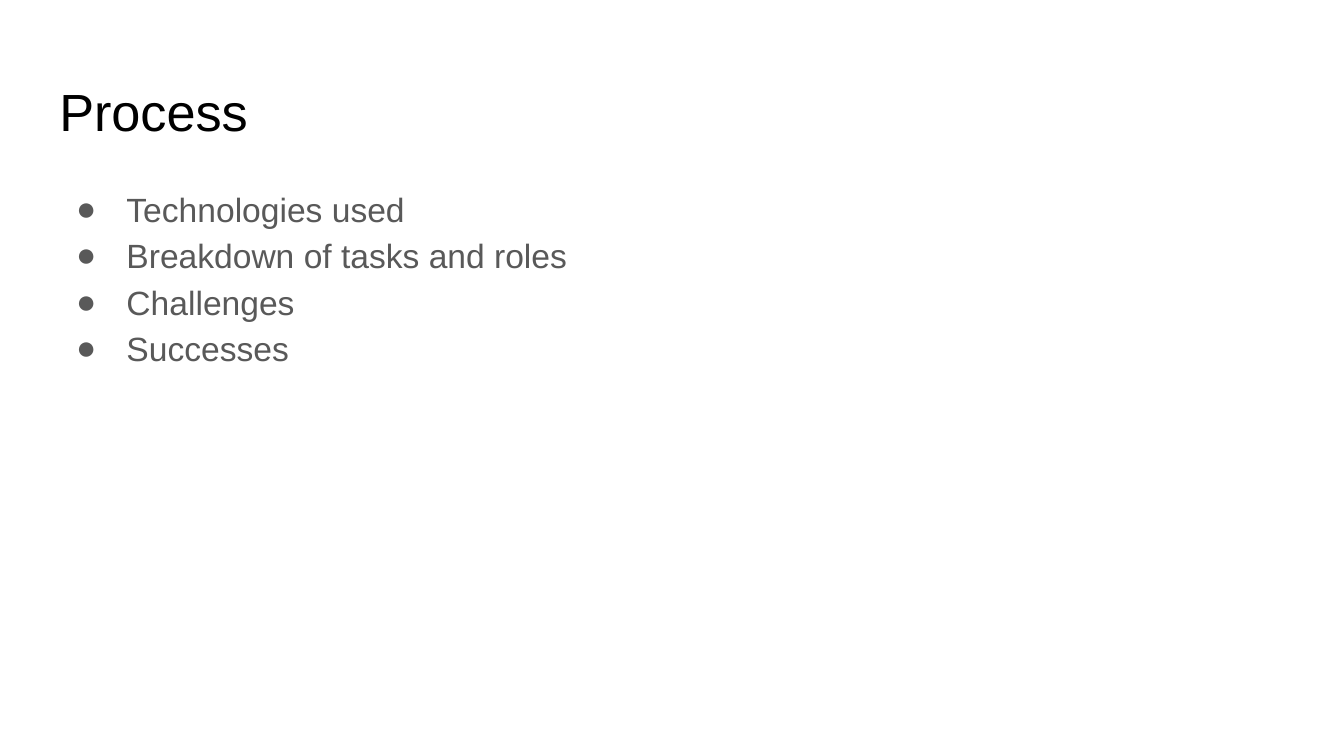
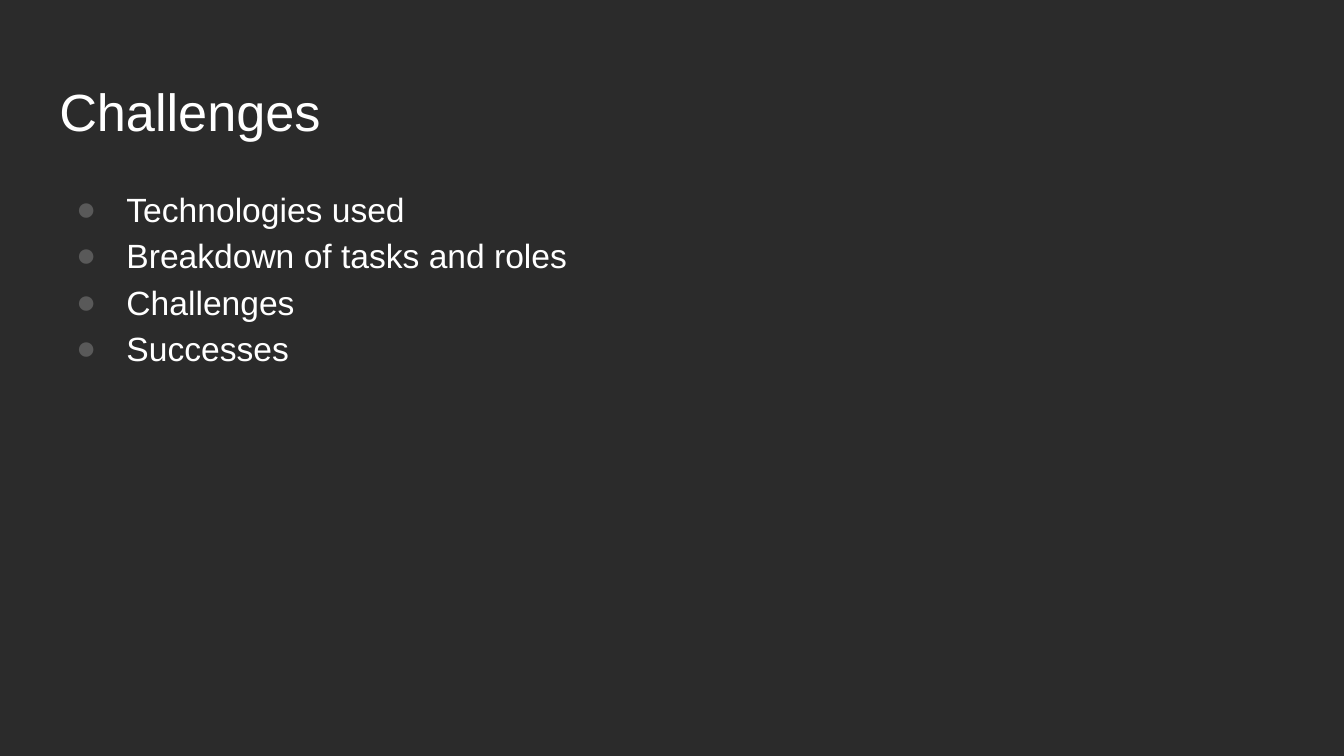
Before and after one commit to rschragger/MAR, a slide deck: slide 6 of project/MAR Project-Presentation.pptx (slide 4 before the commit). Drawn at 1344x756 pixels with LibreOffice and Linux fonts; fonts in the diff are those of the drawing; background and template pictures are left out; a plain dark background stands for a picture behind light text. Boxes give left, top, right and bottom in pixels: in the first picture for what was removed or moved away, otherwise in the second. Text is boxed around its words. In the diff, an @@ line names an element or a change of style, - is before the commit and + after.

```diff
--- a/project/MAR Project-Presentation.pptx
+++ b/project/MAR Project-Presentation.pptx
@@ background #FFFFFF to picture (left out) @@
@@ title at box(59, 93, 320, 141): text changed; text colour #000000 to #FFFFFF @@
-Process
+Challenges
@@ text "Technologies used" at box(126, 197, 567, 362): text colour #595959 to #FFFFFF @@
```
Also in this commit, not shown: 4 other slides changed, 5 slides added, 2 slides removed.
